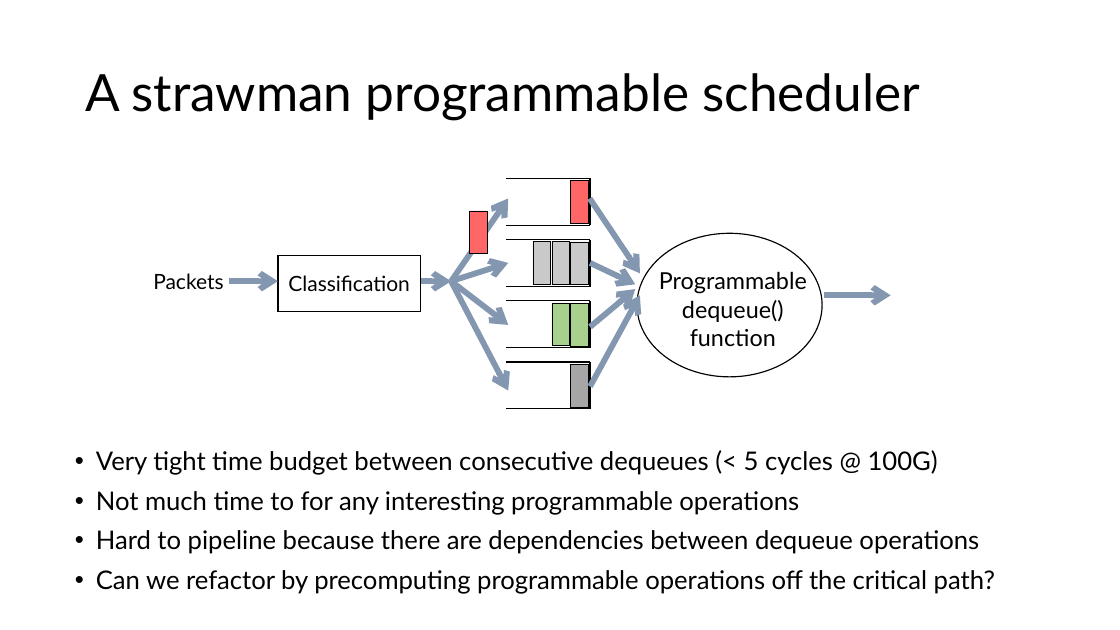
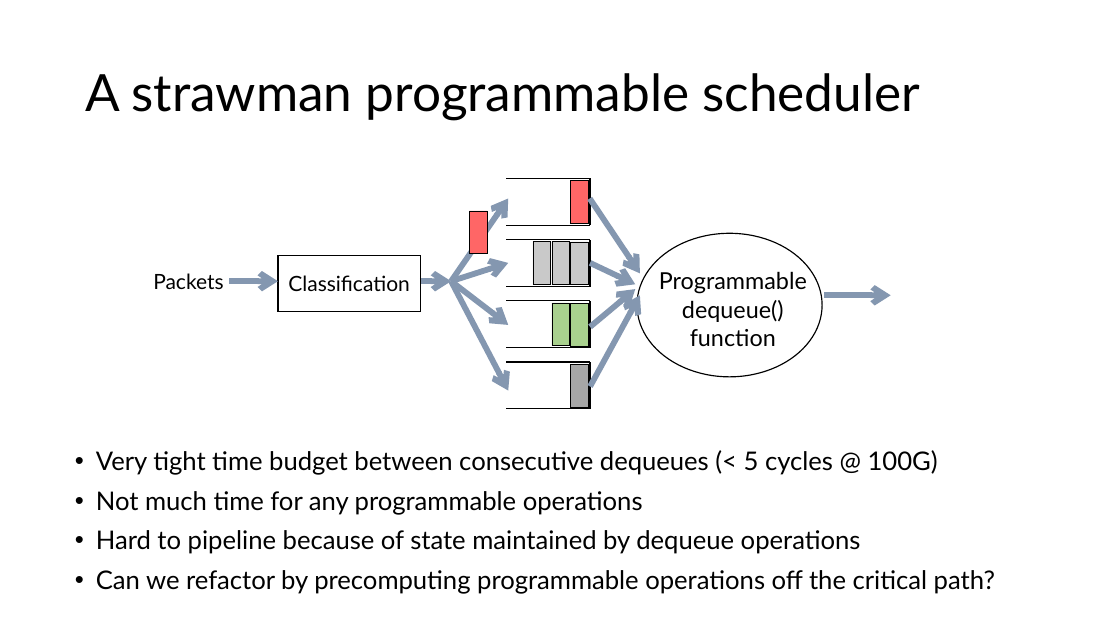
Before and after one commit to anirudhSK/pifo-domino-marple-ppts, a slide deck: slide 14 of combined_domino_pifo.pptx (slide 15 before the commit). Drawn at 1120x630 pixels with LibreOffice and Linux fonts; fonts in the diff are those of the drawing. Boxes give left, top, right and bottom in pixels: in the first picture for what was removed or moved away, otherwise in the second. Text is boxed around its words. In the diff, an @@ line names an element or a change of style, - is before the commit and + after.

```diff
--- a/combined_domino_pifo.pptx
+++ b/combined_domino_pifo.pptx
@@ text at [96,491,861,554]: text changed @@
-• Not much time to for any interesting programmable operations
-• Hard to pipeline because there are dependencies between dequeue operations
+• Not much time for any programmable operations
+• Hard to pipeline because of state maintained by dequeue operations
```
Also in this commit, not shown: 4 other slides changed, 1 slide removed.
